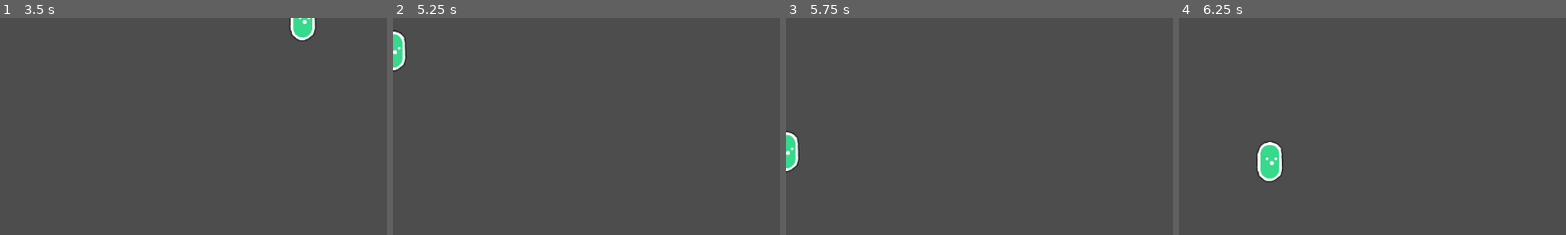
Above: before the commit, frames 1-4 (left to right).
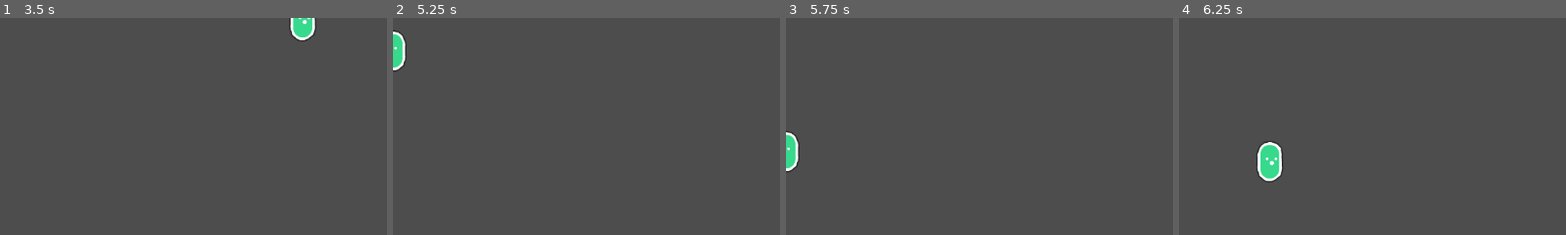
Above: after the commit, the same moments.

Repository: grandeisa/GGJ-2026
Game: Godot game, scene res://node/player.tscn
The game is run twice, just before and just after one commit, with the same random seed, the same clock (stepped at 60 frames per second) and the same inputs. The project has no main scene, so this scene is started directly.
Inputs:
- Up to frame 1 (3.5 s): tap Enter at 0.5 s; hold Right (p-right) 0.53-1.28 s; hold Down (p-down) 1.28-2.03 s; hold Right (p-right) 2.03-2.78 s; hold Up (p-up) from 2.78 s (still down)
- Up to frame 2 (5.25 s): release Up (p-up) at 3.53 s; hold Left (p-left) 3.53-5.03 s; hold Down (p-down) from 5.03 s (still down)
- Up to frame 3 (5.75 s): keep holding Down (p-down)
- Up to frame 4 (6.25 s): release Down (p-down) at 5.78 s; hold Right (p-right) from 5.78 s (still down)
The pictures show only the part of the screen within x 0-50%, y 0-50%; the shares and areas given below are measured in that part.

Frame 1 is identical in both runs. In frame 2, less than 0.1% of the frame differs, in the area x 0-4%, y 6-25%; in frame 3, less than 0.1%, in the area x 0-4%, y 52-71%; in frame 4, nothing differs.

Commit message:
Add player state machine

Diff:
--- a/node/player.tscn
+++ b/node/player.tscn
@@ -2,6 +2,8 @@
 
 [ext_resource type="Script" uid="uid://bcrlw1eb4lpmw" path="res://scripts/player.gd" id="1_1n1oq"]
 [ext_resource type="Texture2D" uid="uid://c24gq06dj6366" path="res://thirdparty/kenney-scribble-platformer/PNG/Default/character_roundGreen.png" id="1_ial8t"]
+[ext_resource type="Script" uid="uid://dab1iic18o3db" path="res://scripts/state-machine/player/player_state_machine.gd" id="3_r142e"]
+[ext_resource type="Script" uid="uid://dpw73sar5a61o" path="res://scripts/state-machine/player/walk_player_state.gd" id="4_q2goq"]
 
 [sub_resource type="CircleShape2D" id="CircleShape2D_1n1oq"]
 radius = 18.027756
@@ -16,3 +18,11 @@
 
 [node name="CollisionShape2D" type="CollisionShape2D" parent="." unique_id=726122701]
 shape = SubResource("CircleShape2D_1n1oq")
+
+[node name="PlayerStateMachine" type="Node" parent="." unique_id=1623184669 node_paths=PackedStringArray("current_state")]
+script = ExtResource("3_r142e")
+current_state = NodePath("Walk")
+
+[node name="Walk" type="Node" parent="PlayerStateMachine" unique_id=436228990]
+script = ExtResource("4_q2goq")
+metadata/_custom_type_script = "uid://cigifrvr4jil7"
--- a/project.godot
+++ b/project.godot
@@ -36,6 +36,11 @@
 "events": [Object(InputEventKey,"resource_local_to_scene":false,"resource_name":"","device":-1,"window_id":0,"alt_press …(195 unchanged characters)…
 ]
 }
+p-bash={
+"deadzone": 0.2,
+"events": [Object(InputEventKey,"resource_local_to_scene":false,"resource_name":"","device":-1,"window_id":0,"alt_pressed":false,"shift_pressed":false,"ctrl_pressed":false,"meta_pressed":false,"pressed":false,"keycode":0,"physical_keycode":32,"key_label":0,"unicode":32,"location":0,"echo":false,"script":null)
+]
+}
 
 [physics]
 
--- a/scripts/player.gd
+++ b/scripts/player.gd
@@ -1,21 +1,8 @@
+class_name Player
 extends CharacterBody2D
-
 
 const SPEED = 300.0
 
+@onready var sprite: Sprite2D = $Sprite2D
+
 var direction: Vector2 = Vector2.UP
-
-
-
-func _physics_process(delta: float) -> void:
-	var move_direction: Vector2 = Input.get_vector("p-left", "p-right", "p-up", "p-down")
-
-	if move_direction:
-		if move_direction.length() == 1.0:
-			direction = move_direction
-		velocity = move_direction * SPEED
-	else:
-		velocity.x = move_toward(velocity.x, 0, SPEED)
-		velocity.y = move_toward(velocity.y, 0, SPEED)
-
-	move_and_slide()
--- /dev/null
+++ b/scripts/state-machine/player/player_state.gd
@@ -0,0 +1,11 @@
+class_name PlayerState
+extends Node
+
+signal state_transition(from: PlayerState, to: StringName)
+
+var player: Player
+
+func _enter_state() -> void: pass
+func _update_state(_delta: float) -> void: pass
+func _physics_update_state(_delta: float) -> void: pass
+func _exit_state() -> void: pass
--- /dev/null
+++ b/scripts/state-machine/player/player_state_machine.gd
@@ -0,0 +1,30 @@
+class_name PlayerStateMachine
+extends Node
+
+var states: Dictionary[StringName, PlayerState] = {}
+@export var current_state: PlayerState
+var player: Player
+
+func _ready() -> void:
+	player = get_parent()
+
+	for child:PlayerState in get_children():
+		states[child.name.to_lower()] = child
+		child.state_transition.connect(_on_state_transition)
+		child.player = player
+
+	current_state._enter_state()
+
+func _process(delta: float) -> void:
+	current_state._update_state(delta)
+
+func _physics_process(delta: float) -> void:
+	current_state._physics_update_state(delta)
+
+func _on_state_transition(from: PlayerState, to: StringName):
+	if(from != current_state or to.to_lower() not in states.keys()):
+		return
+
+	from._exit_state()
+	current_state = states[to.to_lower()]
+	current_state._enter_state()
--- /dev/null
+++ b/scripts/state-machine/player/walk_player_state.gd
@@ -0,0 +1,16 @@
+extends PlayerState
+### WALK
+func _physics_update_state(delta: float) -> void:
+	var move_direction: Vector2 = Input.get_vector("p-left", "p-right", "p-up", "p-down")
+
+	if move_direction:
+		if move_direction.length() == 1.0:
+			player.direction = move_direction
+		player.velocity = move_direction * Player.SPEED
+		if player.direction.x != 0:
+			player.sprite.flip_h = player.direction.x < 0
+	else:
+		player.velocity.x = move_toward(player.velocity.x, 0, Player.SPEED)
+		player.velocity.y = move_toward(player.velocity.y, 0, Player.SPEED)
+
+	player.move_and_slide()
Not shown, added: scripts/state-machine/player/player_state.gd.uid
Not shown, added: scripts/state-machine/player/player_state_machine.gd.uid
Not shown, added: scripts/state-machine/player/walk_player_state.gd.uid
